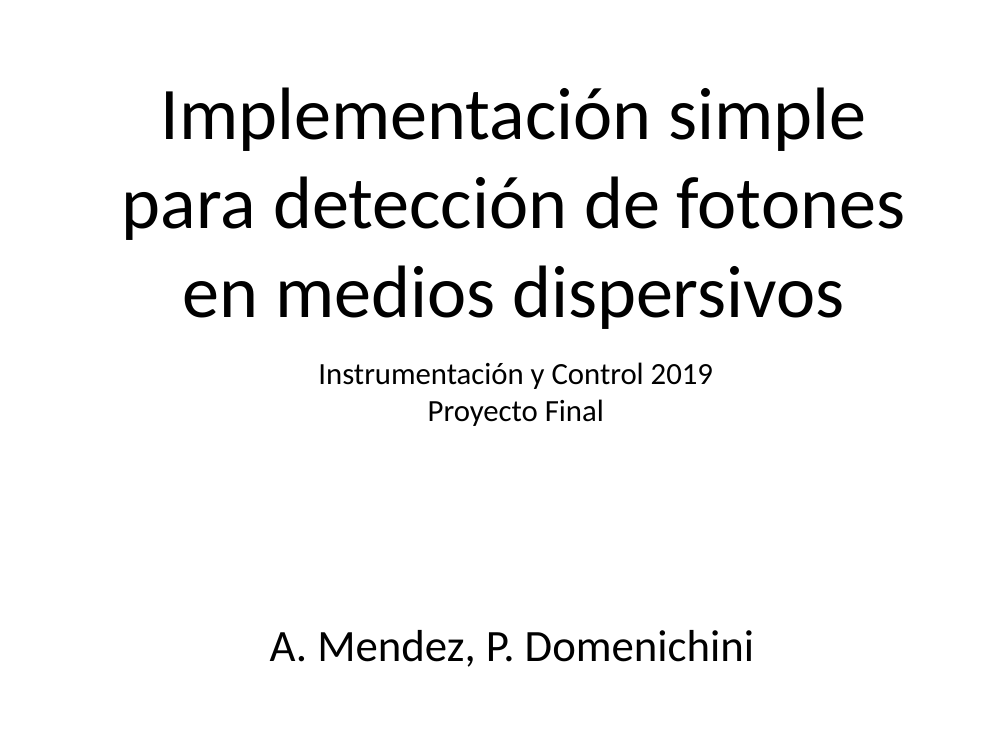
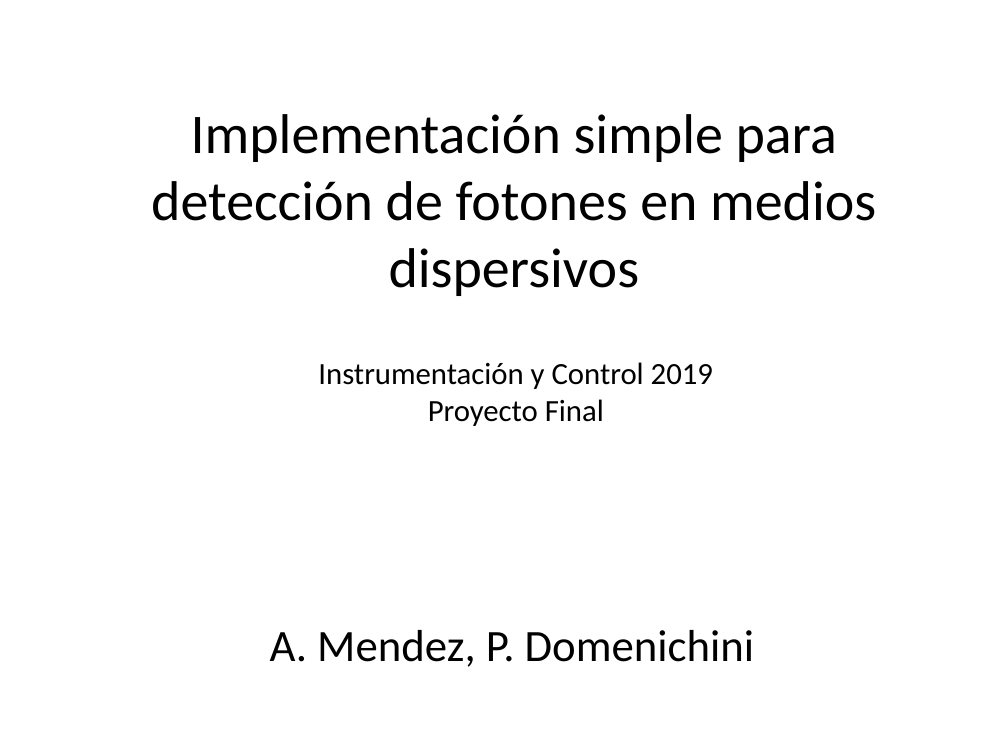
Before and after one commit to ale-mendez/instrumentacion19, a slide deck: slide 1 of presentacionfinal/Presentacion-Grupo8-V1.pptx. Drawn at 1008x756 pixels with LibreOffice and Linux fonts; fonts in the diff are those of the drawing. Boxes give left, top, right and bottom in pixels: in the first picture for what was removed or moved away, otherwise in the second. Text is boxed around its words. In the diff, an @@ line names an element or a change of style, - is before the commit and + after.

```diff
--- a/presentacionfinal/Presentacion-Grupo8-V1.pptx
+++ b/presentacionfinal/Presentacion-Grupo8-V1.pptx
@@ text "Implementación simple para detección de ..." at [151, 114, 876, 296]: size 53 to 40 pt @@
```
Also in this commit, not shown: 5 other slides changed, 1 slide added, 6 other files.
